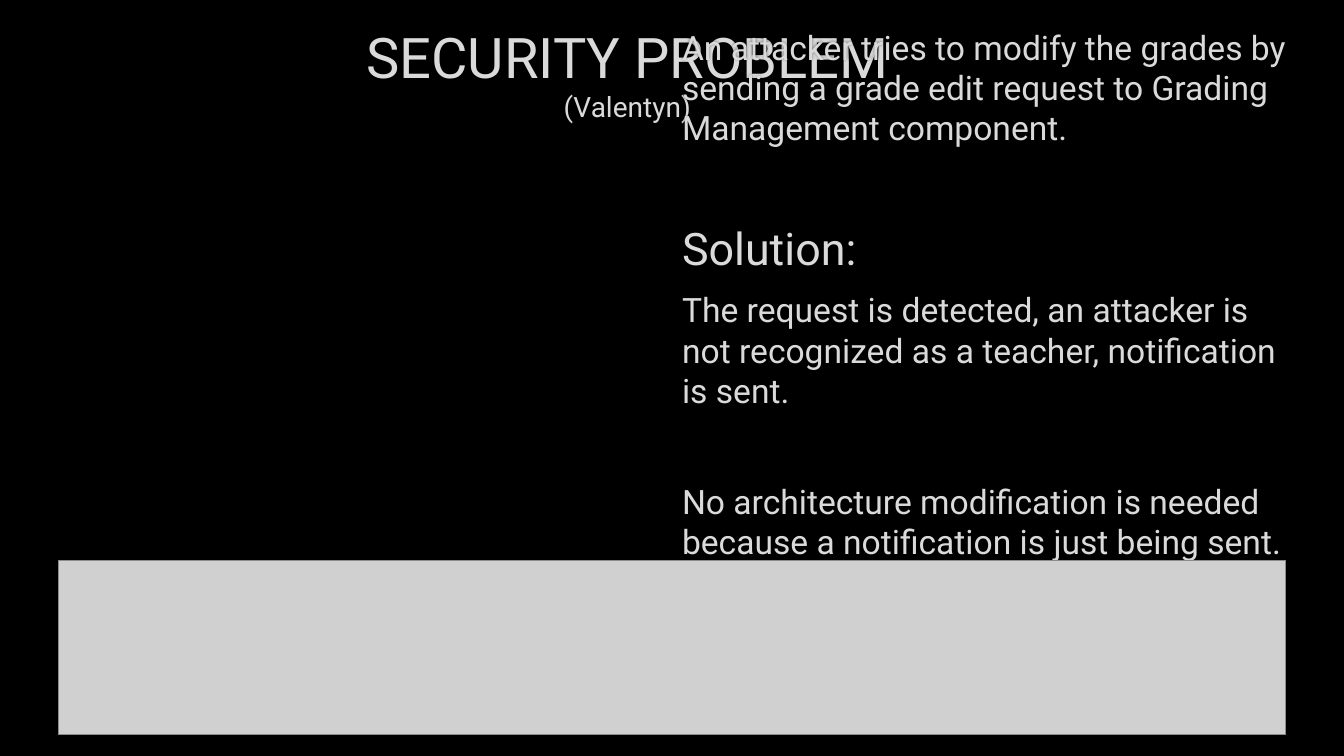
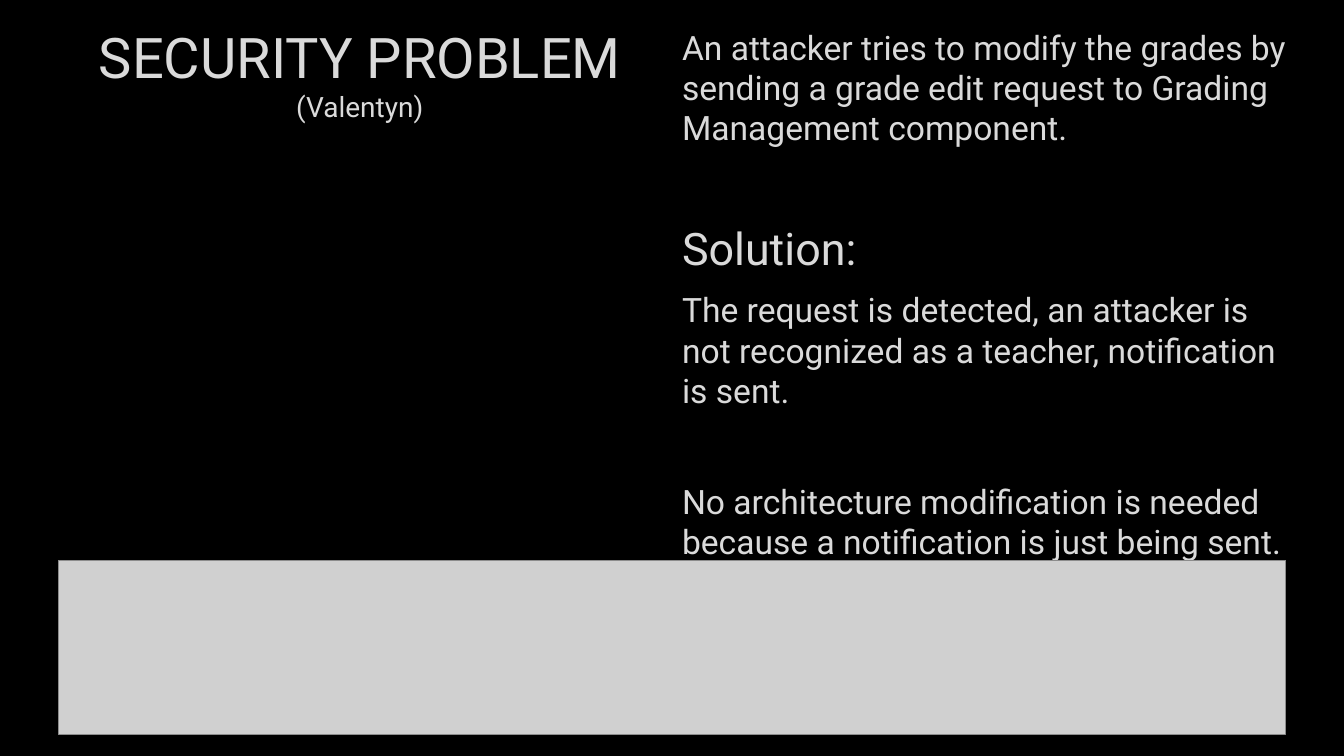
Before and after one commit to mayembe-martin/software_architecture_schedules, a slide deck: slide 2 of M2/Presentation_Qualities.pptx. Drawn at 1344x756 pixels with LibreOffice and Linux fonts; fonts in the diff are those of the drawing; grey boxes stand for pictures; background and template pictures are left out. Boxes give left, top, right and bottom in pixels: in the first picture for what was removed or moved away, otherwise in the second. Text is boxed around its words. In the diff, an @@ line names an element or a change of style, - is before the commit and + after.

```diff
--- a/M2/Presentation_Qualities.pptx
+++ b/M2/Presentation_Qualities.pptx
@@ title "SECURITY PROBLEM (Valentyn)" rewrapped from box(366, 34, 888, 125) to box(99, 37, 621, 123) @@
```
Also in this commit, not shown: 3 other slides changed, 2 slides added, 2 slides removed.
